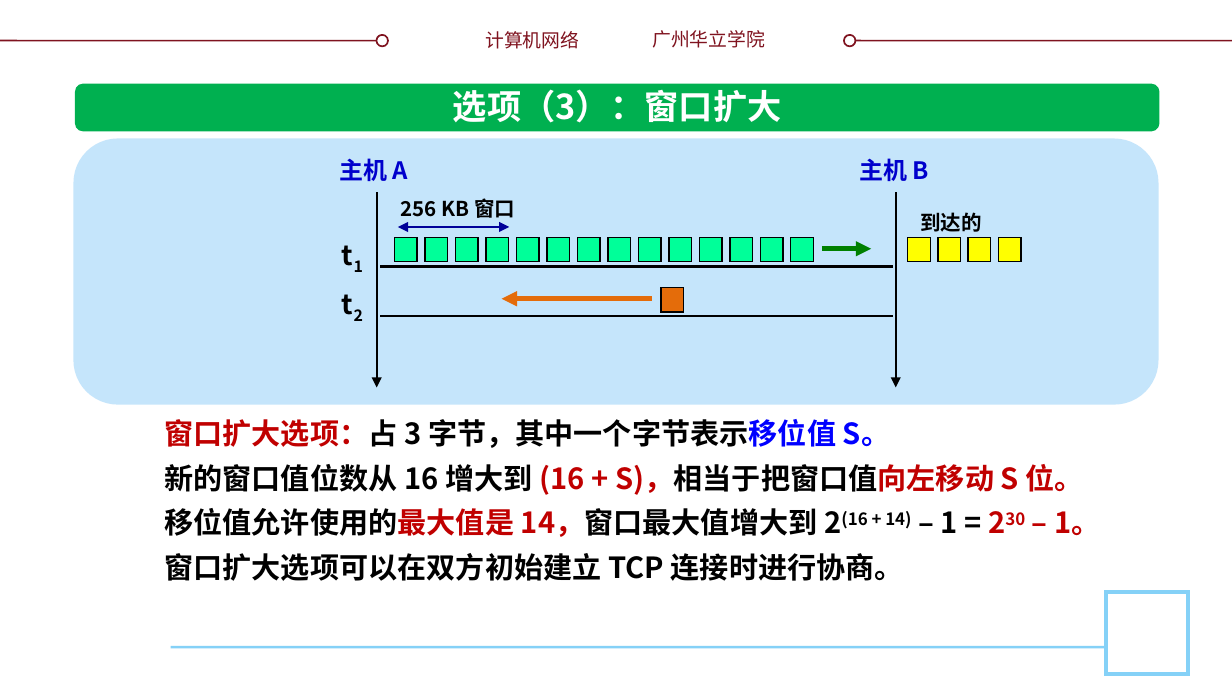
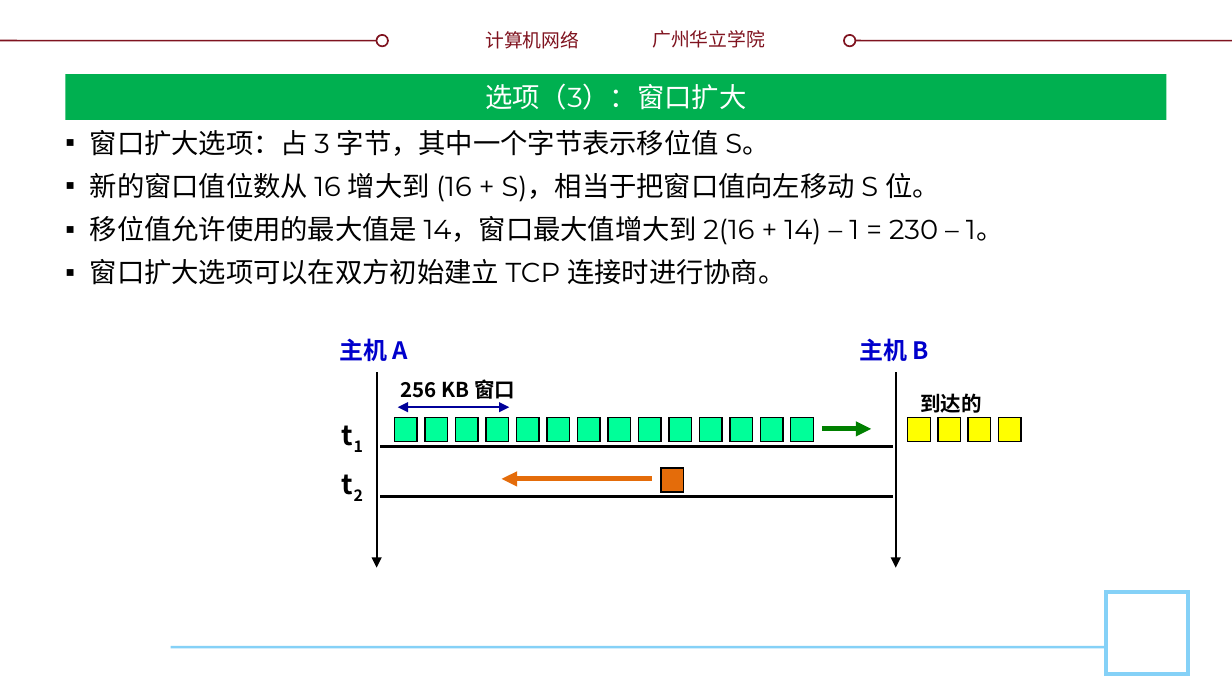
Before and after one commit to glplaman/glplaman.github.io, a slide deck: slide 91 of network/ppt/chap5.pptx (slide 88 before the commit). Drawn at 1232x693 pixels with LibreOffice and Linux fonts; fonts in the diff are those of the drawing; background and template pictures are left out. Boxes give left, top, right and bottom in pixels: in the first picture for what was removed or moved away, otherwise in the second. Text is boxed around its words. In the diff, an @@ line names an element or a change of style, - is before the commit and + after.

```diff
--- a/network/ppt/chap5.pptx
+++ b/network/ppt/chap5.pptx
@@ title "选项（3）：窗口扩大": place and size @@
-title "选项（3）：窗口扩大" at bbox=[453, 89, 782, 123]
+title "选项（3）：窗口扩大" at bbox=[65, 74, 1167, 120]
@@ title "选项（3）：窗口扩大" at bbox=[65, 74, 1167, 120]: size 20 to 16 pt, font Noto Sans CJK SC to Montserrat, bold off; vertical alignment top to middle; fill none to #00B050 @@
@@ rounded rectangle removed at bbox=[75, 84, 1159, 132] @@
@@ text "窗口扩大选项：占 3 字节，其中一个字节表示移位值 S。": place and size @@
-text "窗口扩大选项：占 3 字节，其中一个字节表示移位值 S。" at bbox=[164, 419, 1100, 581]
+text "窗口扩大选项：占 3 字节，其中一个字节表示移位值 S。" at bbox=[90, 130, 1004, 285]
@@ text "窗口扩大选项：占 3 字节，其中一个字节表示移位值 S。" at bbox=[90, 130, 1004, 285]: size 17 to 16 pt, font Noto Sans CJK SC to Montserrat, bold off; text colour #C00000 to #000000 in "窗口扩大选项：占", "(16 + S)，相当于把窗口值向左移动 S 位。", "移位值允许使用的最大值是 14，窗口最大值增大到 230 – 1。"; text colour #0000FF to #000000 in "字节，其中一个字节表示移位值 S。"; now on the baseline in "2(16 + 14) 230"; alignment left to justified; bullet none to ▪; line spacing 26pt to 1; more space between paragraphs @@
@@ rounded rectangle removed at bbox=[74, 138, 1159, 404] @@
@@ 19 rectangles, 6 texts, 4 arrows, 2 lines, 1 double arrow: place and size @@
-19 rectangles, 6 texts, 4 arrows, 2 lines, 1 double arrow at bbox=[324, 158, 1020, 388]
+19 rectangles, 6 texts, 4 arrows, 2 lines, 1 double arrow at bbox=[324, 338, 1020, 568]
```
Also in this commit, not shown: 40 other slides changed, 3 slides added, 11 other files.
